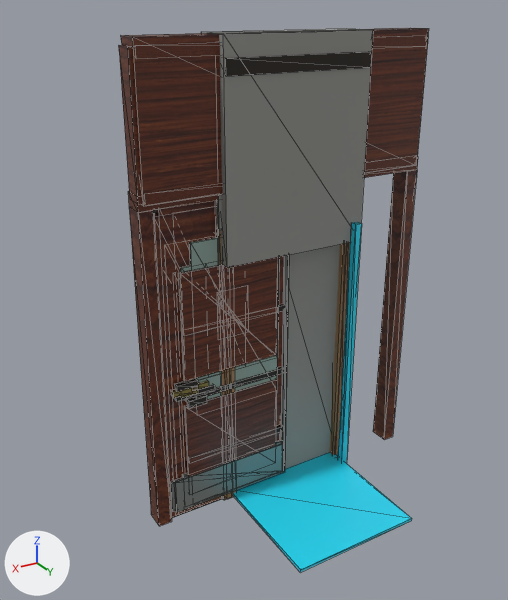
Two versions of the glTF model public/assets/conservatory-doors.glb, one commit apart.
Rendered twice from a camera (50 mm lens) standing at (2.66, 3.99, 3.6) and looking at (0.38, 0.19, 1.7). Every picture has the same lights, and +X, +Y and +Z are marked at lower left. The picture after the commit comes second. Mesh edges are drawn as thin lines.

In view in the first picture: 'door_debug_hinge', 'door_debug_swing', 'door_frame_pair', 'door_frame_tower', 'door_head_overpanel', 'door_head_tower', 'door_head_transom', 'door_head_tympanum', 'door_leaf_chapel', 'door_leaf_hall', 'door_leaf_public', 'door_sealed_scar' and 7 more.
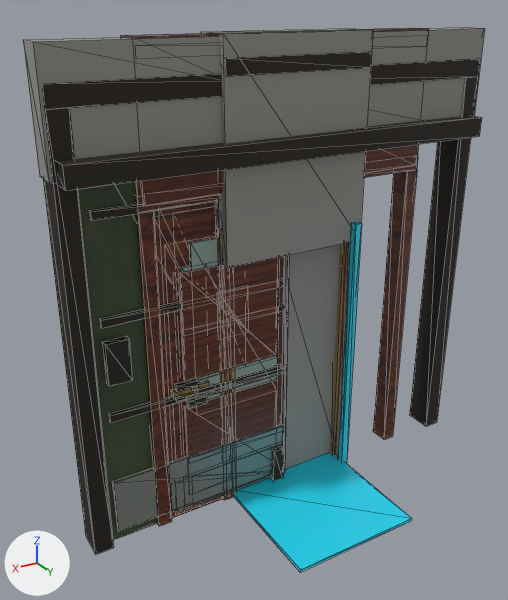
Where the change shows, as pixel boxes [x1, y1, x2, y2] in the pictures (508 x 600 px):
```json
{"object": "door_head_goods", "change": "added", "after": [23, 28, 485, 191], "faces in mat_masonry_infill (grey #959590)": [23, 28, 485, 184], "faces in mat_blackened_iron (dark grey #423d39)": [57, 116, 482, 191]}
{"object": "door_frame_goods", "change": "added", "after": [42, 59, 480, 554]}
{"object": "door_leaf_bay_goods", "change": "added", "after": [78, 182, 284, 540], "faces in mat_grey_green_fire_steel": [78, 182, 159, 540], "faces in mat_worn_kick_plate (grey #9ea29e)": [112, 424, 283, 531], "faces in mat_blackened_iron (dark grey #423d39)": [89, 200, 284, 481]}
{"object": "door_head_tympanum", "change": "unchanged, covered by the edit", "before": [121, 28, 428, 206], "after": [121, 28, 428, 206]}
{"object": "door_head_overpanel", "change": "unchanged, covered by the edit", "before": [119, 40, 428, 196], "after": [135, 144, 419, 196]}
```

Scene script edits in JSON lines:
```json
{"op": "add", "block": "me_door_frame_goods", "code": ["me_door_frame_goods = bpy.data.meshes.new('door_frame_goods')", "me_door_frame_goods.from_pydata(...)  # 20 vertices, 36 faces; spans x -1.63..1.63, y -0.11..0.11, z 0.0..3.18", "me_door_frame_goods.materials.append(mat_blackened_iron)  # dark grey #423d39"]}
{"op": "add", "block": "me_door_leaf_bay_goods", "code": ["me_door_leaf_bay_goods = bpy.data.meshes.new('door_leaf_bay_goods')", "me_door_leaf_bay_goods.from_pydata(...)  # a box spanning x 0.0..1.48, y -0.04..0.04, z 0.0..3.05, material slot 0; a box spanning x 0.04..1.44, y 0.04..0.07, z 0.09..0.51, material slot 1; a box spanning x 0.06..1.42, y 0.04..0.07, z 0.99..1.05, material slot 2; a box spanning x 0.06..1.42, y 0.04..0.07, z 1.69..1.75, material slot 2; a box spanning x 0.06..1.42, y 0.04..0.07, z 2.39..2.45, material slot 2; a box spanning x 1.26..1.42, y 0.05..0.1, z 1.29..1.59, material slot 2; a box spanning x 0.06..0.14, y 0.02..0.1, z 0.0..0.32, material slot 2", "me_door_leaf_bay_goods.materials.append(mat_grey_green_fire_steel)", "me_door_leaf_bay_goods.materials.append(mat_worn_kick_plate)  # grey #9ea29e", "me_door_leaf_bay_goods.materials.append(mat_blackened_iron)  # dark grey #423d39"]}
{"op": "add", "block": "me_door_head_goods", "code": ["me_door_head_goods = bpy.data.meshes.new('door_head_goods')", "me_door_head_goods.from_pydata(...)  # a box spanning x -1.65..1.65, y -0.1..0.1, z 2.65..3.39, material slot 0; a box spanning x -1.6..1.6, y -0.02..0.22, z 2.63..2.77, material slot 1", "me_door_head_goods.materials.append(mat_masonry_infill)  # grey #959590", "me_door_head_goods.materials.append(mat_blackened_iron)  # dark grey #423d39"]}
{"op": "add", "block": "ob_door_frame_goods", "code": ["ob_door_frame_goods = bpy.data.objects.new('door_frame_goods', me_door_frame_goods)", "ob_door_frame_goods.location = (0.0, 0.0, 0.0)"]}
{"op": "add", "block": "ob_door_leaf_bay_goods", "code": ["ob_door_leaf_bay_goods = bpy.data.objects.new('door_leaf_bay_goods', me_door_leaf_bay_goods)", "ob_door_leaf_bay_goods.location = (0.0, 0.0, 0.0)"]}
{"op": "add", "block": "ob_door_head_goods", "code": ["ob_door_head_goods = bpy.data.objects.new('door_head_goods', me_door_head_goods)", "ob_door_head_goods.location = (0.0, 0.0, 0.0)"]}
```
